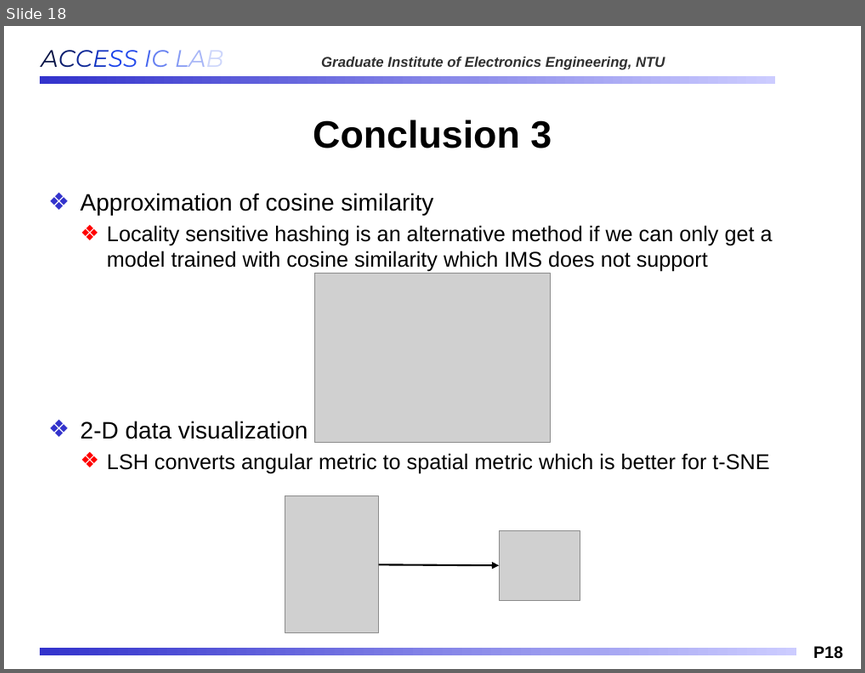
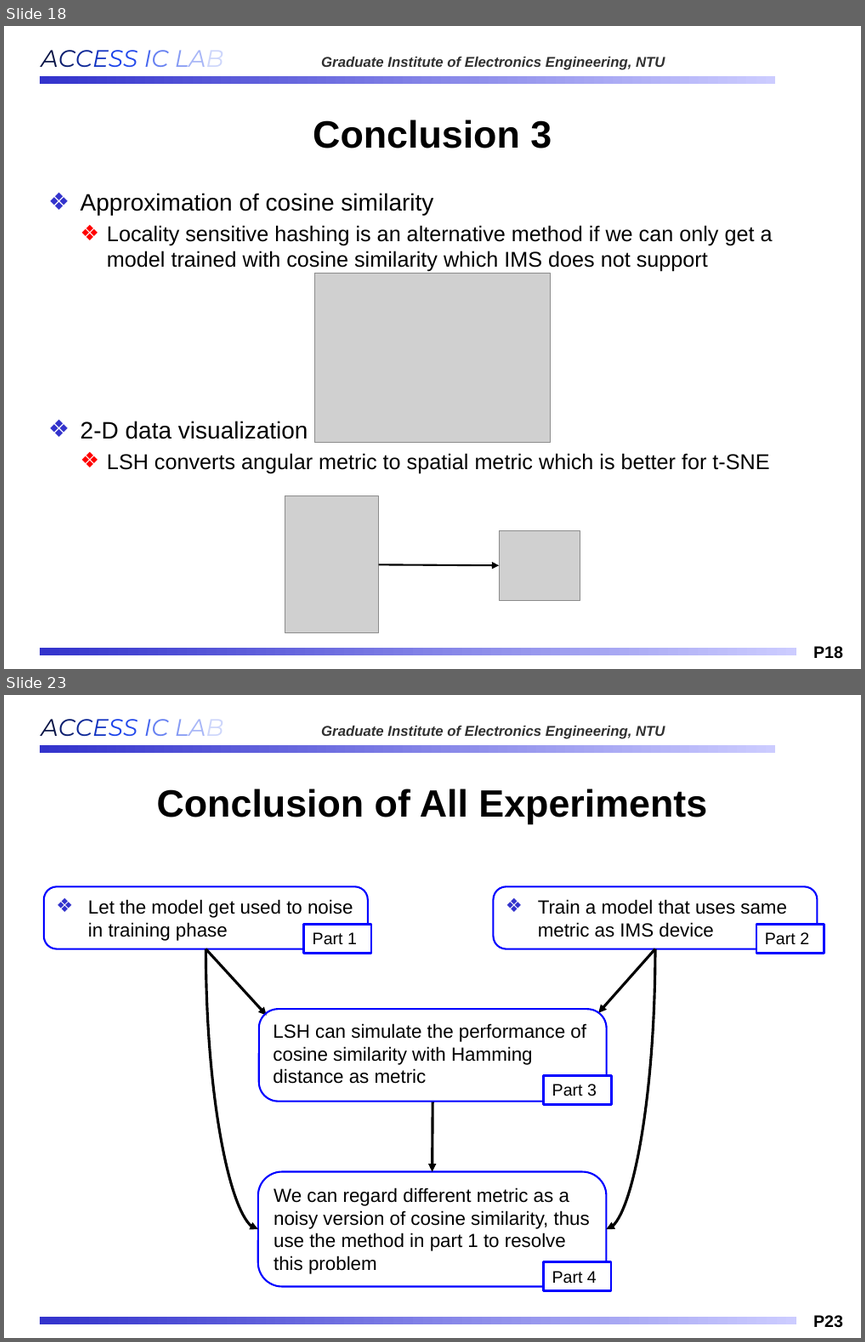
Before and after one commit to Oniontow/AndyWu_Project, a slide deck: b11901027_王仁軒.pptx. Shown one above the other, each under a label of ours: slide 18 before the commit, slides 18 and 23 after it; the slides between them are not shown. The pictures are 865x673 and 865x1342 pixels, drawn with LibreOffice and Linux fonts; fonts in the diff are those of the drawing; grey boxes stand for pictures; background and template pictures are left out. Boxes give left, top, right and bottom in pixels: in the first picture for what was removed or moved away, otherwise in the second. Text is boxed around its words. In the diff, an @@ line names an element or a change of style, - is before the commit and + after.

```diff
--- a/b11901027_王仁軒.pptx
+++ b/b11901027_王仁軒.pptx
@@ slide 23 added at (4, 695, 861, 1338), background #FFFFFF; not listed: 4 template elements that a slide beside it also shows @@
@@ title added at (157, 789, 707, 824), 32 pt, text #000000, bold @@
+Conclusion of All Experiments
@@ rounded rectangle added at (43, 887, 367, 949), outline #0000FF 1.5 pt, 16 pt, text #000000 @@
+❖ Let the model get used to noise in training phase
@@ rounded rectangle added at (494, 887, 817, 949), outline #0000FF 1.5 pt, 16 pt, text #000000 @@
+❖ Train a model that uses same metric as IMS device
@@ rectangle added at (304, 924, 371, 953), fill #FFFFFF, outline #0000FF 2 pt, 14 pt, text #000000 @@
+Part 1
@@ rectangle added at (756, 924, 824, 953), fill #FFFFFF, outline #0000FF 2 pt, 14 pt, text #000000 @@
+Part 2
@@ arrow added from (205, 948) to (266, 1015), #000000 2.25 pt @@
@@ curved arrow added from (205, 948) to (257, 1229), #000000 2.25 pt @@
@@ arrow added from (655, 948) to (599, 1013), #000000 2.25 pt @@
@@ curved arrow added from (655, 948) to (607, 1229), #000000 2.25 pt @@
@@ rounded rectangle added at (258, 1009, 607, 1101), outline #0000FF 1.5 pt, 16 pt, text #000000 @@
+LSH can simulate the performance of cosine similarity with Hamming distance as metric
@@ rectangle added at (544, 1076, 612, 1105), fill #FFFFFF, outline #0000FF 2 pt, 14 pt, text #000000 @@
+Part 3
@@ arrow added from (432, 1101) to (432, 1171), #000000 2.25 pt @@
@@ rounded rectangle added at (257, 1171, 606, 1287), outline #0000FF 1.5 pt, 16 pt, text #000000 @@
+We can regard different metric as a noisy version of cosine similarity, thus use the method in part 1 to resolve this problem
@@ rectangle added at (544, 1262, 612, 1292), fill #FFFFFF, outline #0000FF 2 pt, 14 pt, text #000000 @@
+Part 4
```
Also in this commit, not shown: 5 other slides added, 1 slide removed, 16 other files.
